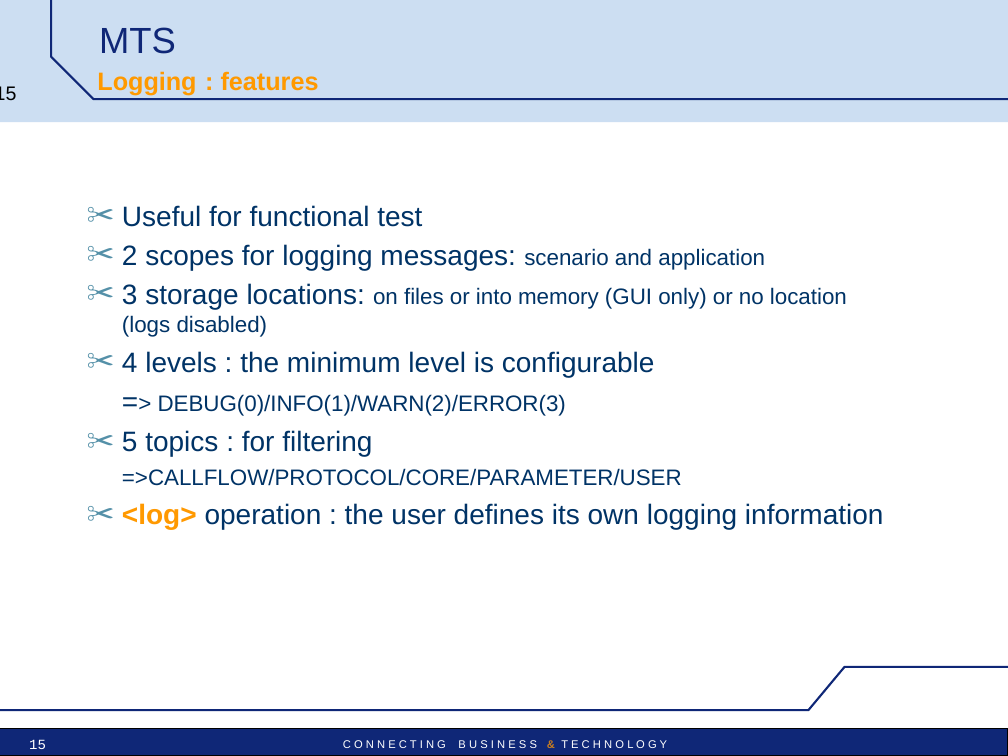
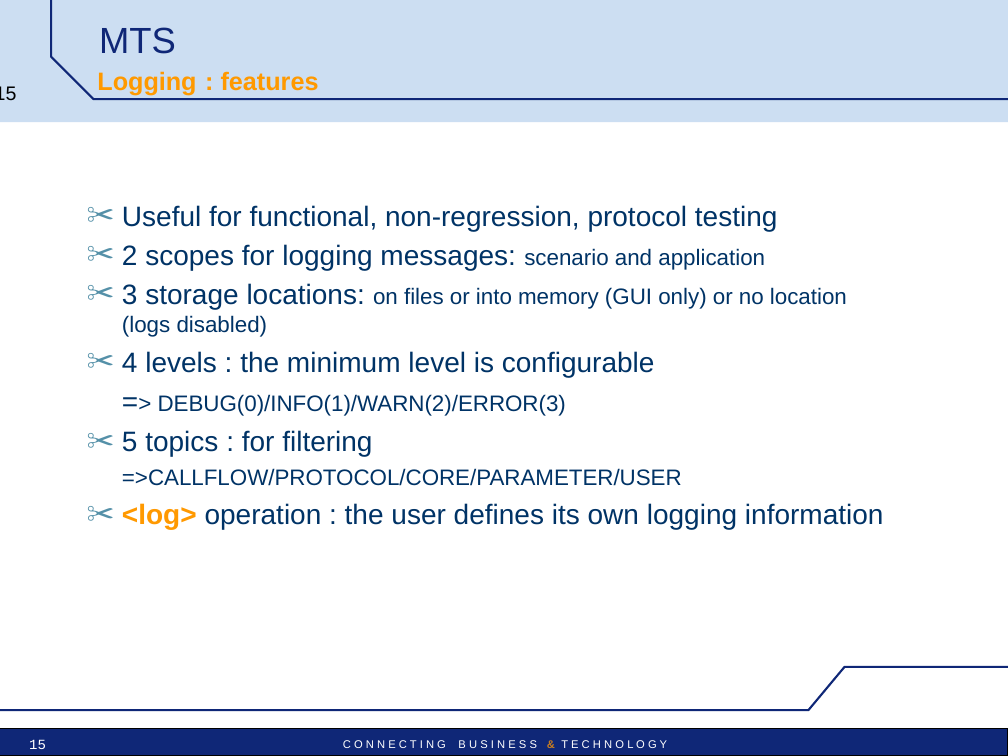
Before and after one commit to satishghiwari/mts-project, a slide deck: slide 15 of mts/src/main/doc/MTS_pres_technical.ppt. Drawn at 1008x756 pixels with LibreOffice and Linux fonts; fonts in the diff are those of the drawing; background and template pictures are left out. Boxes give left, top, right and bottom in pixels: in the first picture for what was removed or moved away, otherwise in the second. Text is boxed around its words. In the diff, an @@ line names an element or a change of style, - is before the commit and + after.

```diff
--- a/mts/src/main/doc/MTS_pres_technical.ppt
+++ b/mts/src/main/doc/MTS_pres_technical.ppt
@@ text at bbox=[122, 205, 778, 231]: text changed @@
-✂ Useful for functional test
+✂ Useful for functional, non-regression, protocol testing
```
Also in this commit, not shown: 9 other slides changed, 2 slides added.
